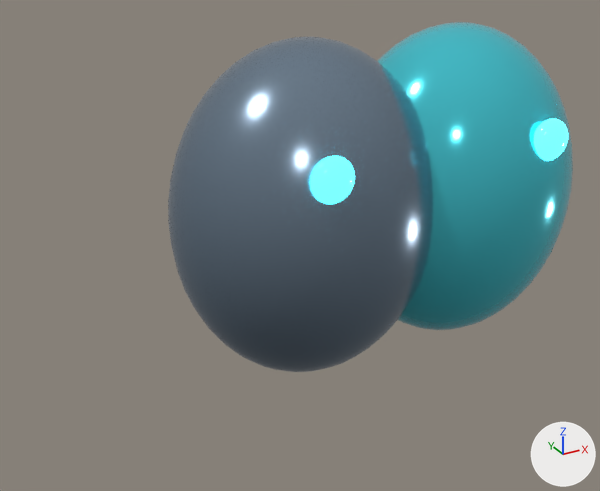
The glTF model public/models/enemies/ooze_v6.glb, before and after one commit.
One viewpoint serves both versions: a 50 mm camera at (-1.98, -2.86, 1.18) aimed at (-0.33, 0.14, -0.32). Lighting does not change. The marker at lower right points along +X, +Y and +Z. The picture after the commit comes second.

In view in the first picture: 'EYE_EMISSIVE', 'EYE_EMISSIVE.001', 'MITOSIS_L_PRIMARY', 'MITOSIS_R_ACCENT'.
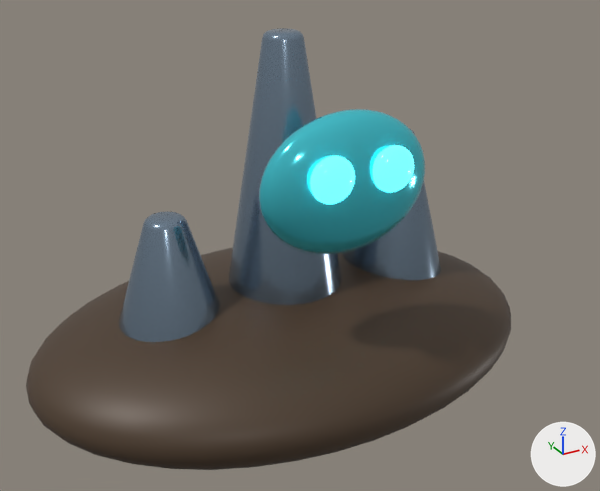
The newer file is also turned or shifted as a whole; pictures and numbers use the older file's frame.

What the commit changed:
Mesh me_sphere_353 is new.
It is a UV sphere (40 segments, 24 rings, poles along z) spanning x -0.36..0.36, y -0.12..0.12, z -0.28..0.28.
It uses material mat_deep_accent (cyan #50ddeb).
Mesh me_cone_159 is new.
It has 288 vertices, 572 faces and spans x -0.273..0.273, y -0.273..0.273, z -0.41..0.41.
It uses material mat_deep_primary (greyish blue #8497aa).
Mesh me_cone_158 is new.
It has 288 vertices, 572 faces and spans x -0.276..0.276, y -0.276..0.276, z -0.625..0.625.
It uses material mat_deep_primary (greyish blue #8497aa).
Mesh me_cone_157 is new.
It has 288 vertices, 572 faces and spans x -0.272..0.272, y -0.272..0.272, z -0.325..0.325.
It uses material mat_deep_primary (greyish blue #8497aa).
Mesh me_sphere_352 is new.
It is a UV sphere (40 segments, 24 rings, poles along z) spanning x -1.18..1.18, y -0.82..0.82, z -0.3..0.3.
It uses material mat_deep_secondary (brown #4d3c2c).
Object 'MITOSIS_L_PRIMARY' (ob_mitosis_l_primary) is deleted.
Object 'MITOSIS_R_ACCENT' (ob_mitosis_r_accent) is deleted.
Object 'EYE_EMISSIVE.001' (ob_eye_emissive_001) moves from (0.52, -0.45, 0.2) to (-0.26, -0.45, 0.2).
Object 'TAR_FACE_ACCENT' (ob_tar_face_accent) is new; it shows me_sphere_353.
Its location is (-0.39, -0.33, 0.13).
Object 'TAR_SPIRE_PRIMARY.002' (ob_tar_spire_primary_002) is new; it shows me_cone_159.
Its location is (0.19, 0.17, -0.27).
Object 'TAR_SPIRE_PRIMARY.001' (ob_tar_spire_primary_001) is new; it shows me_cone_158.
Its location is (-0.39, 0.17, 0.0).
Object 'TAR_SPIRE_PRIMARY' (ob_tar_spire_primary) is new; it shows me_cone_157.
Its location is (-0.94, 0.17, -0.4).
Object 'TAR_POOL_SECONDARY' (ob_tar_pool_secondary) is new; it shows me_sphere_352.
Its location is (-0.39, 0.17, -0.77).

Pixel boxes (x1, y1, x2, y2) of what changed, in the pictures (600 x 491 px):
'TAR_POOL_SECONDARY', added (brown)
    after: (26, 248, 511, 470)
'MITOSIS_L_PRIMARY', deleted
    before: (168, 37, 433, 372)
'MITOSIS_R_ACCENT', deleted (cyan)
    before: (378, 22, 573, 330)
'TAR_FACE_ACCENT', added (cyan)
    after: (259, 109, 425, 254)
'TAR_SPIRE_PRIMARY.001', added
    after: (229, 28, 341, 305)
'TAR_SPIRE_PRIMARY', added
    after: (119, 211, 220, 342)
'TAR_SPIRE_PRIMARY.002', added
    after: (342, 128, 441, 280)
'EYE_EMISSIVE.001', moved
    before: (533, 118, 568, 161)
    after: (372, 145, 414, 193)
